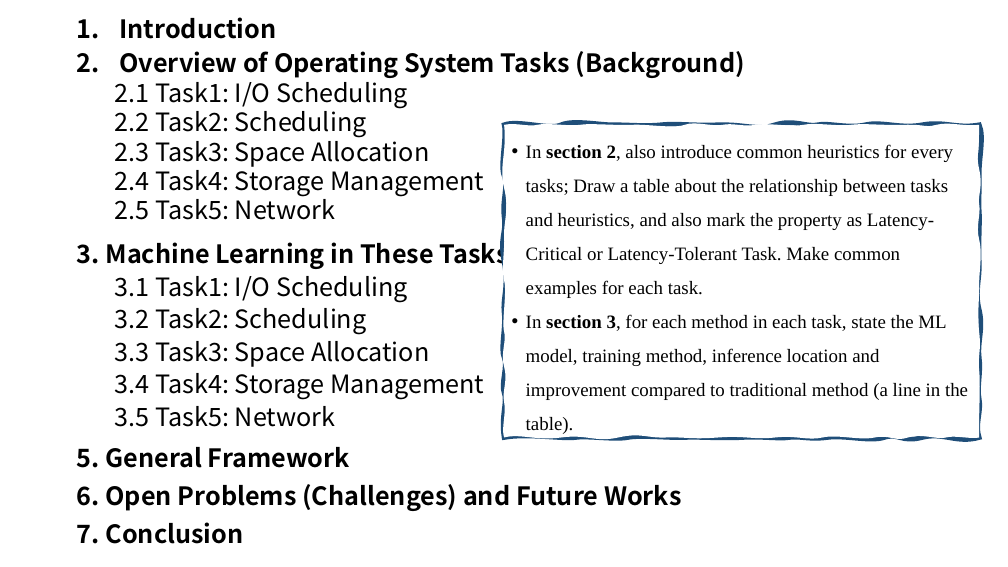
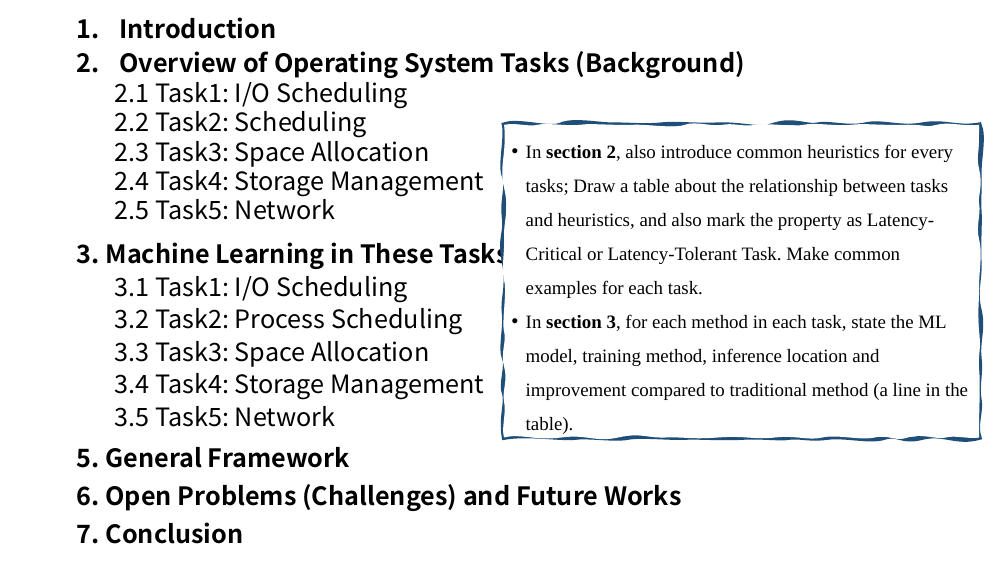
Before and after one commit to LiuYingying0104/AIOS, a slide deck: slide 2 of Papers/ML Apply in OS/updates.pptx. Drawn at 1008x567 pixels with LibreOffice and Linux fonts; fonts in the diff are those of the drawing. Boxes give left, top, right and bottom in pixels: in the first picture for what was removed or moved away, otherwise in the second. Text is boxed around its words. In the diff, an @@ line names an element or a change of style, - is before the commit and + after.

```diff
--- a/Papers/ML Apply in OS/updates.pptx
+++ b/Papers/ML Apply in OS/updates.pptx
@@ text at (x1=115, y1=308, x2=463, y2=335): text changed @@
-  3.2 Task2: Scheduling
+  3.2 Task2: Process Scheduling
```
Also in this commit, not shown: 1 other slide changed, 2 slides added, 1 other file.
